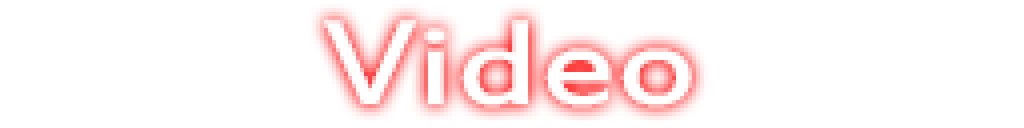
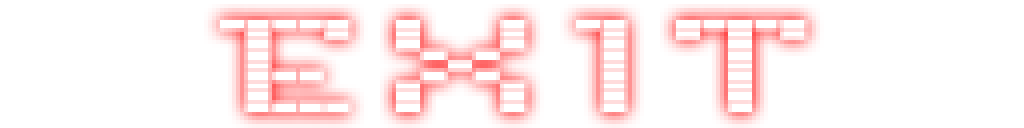
Revision of a layered 1024×128 image; what changed, layer by layer:
renamed "Video" to "EXIT", painted on it over [220, 20, 808, 112]
